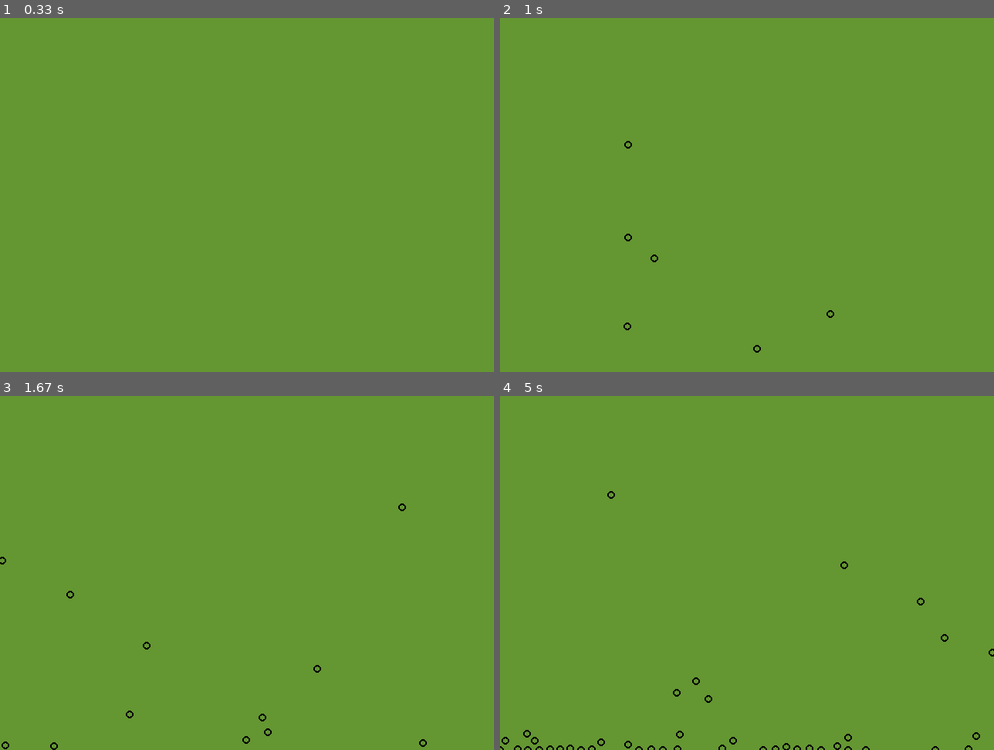
Above: before the commit, frames 1-4 (two rows, left to right).
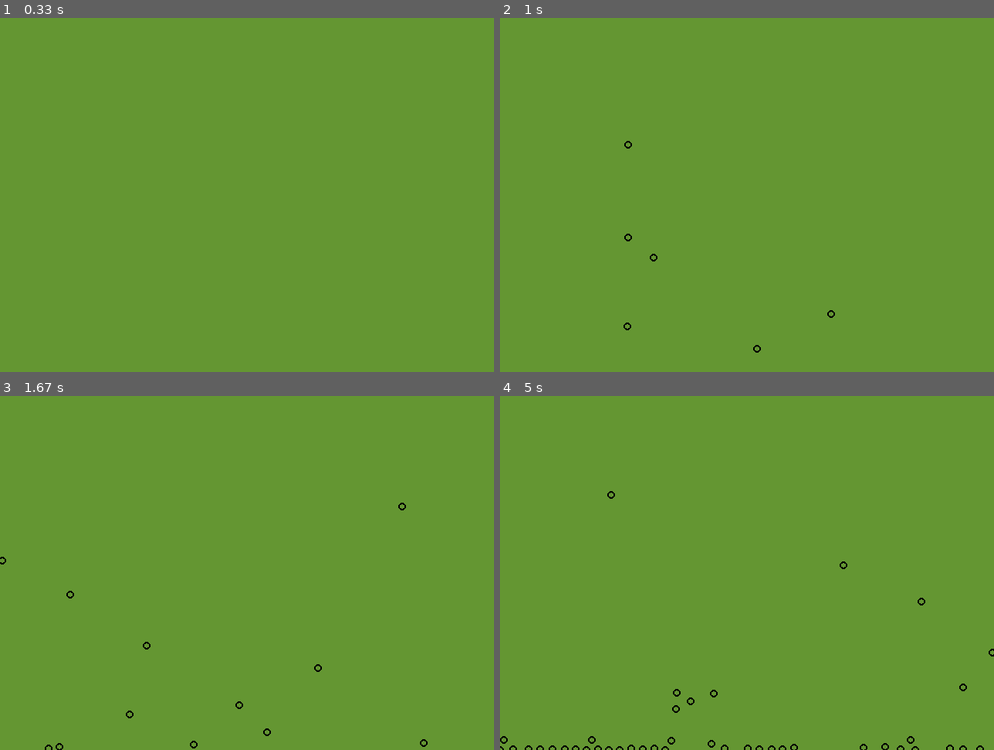
Above: after the commit, the same moments.

Repository: lukehackworth/pyparticle
Game: pygame game, started from pyparticle.py
The game is run twice, just before and just after one commit, with the same random seed, the same clock (stepped at 60 frames per second) and the same inputs. The source is Python 2; it was converted automatically to run under Python 3.
Inputs (mouse positions are in pixels of both pictures, inside the frame that each line leads up to):
- Up to frame 1 (0.33 s): no input
- Up to frame 2 (1 s): click (747, 187) at 0.38 s; click (628, 187) at 0.72 s
- Up to frame 3 (1.67 s): click (321, 434) at 1.05 s; click (69, 555) at 1.38 s
- Up to frame 4 (5 s): click (751, 604) at 1.72 s; click (875, 622) at 2.05 s; click (875, 530) at 2.38 s; click (924, 534) at 2.72 s; click (919, 636) at 3.05 s; click (766, 548) at 3.38 s; click (638, 498) at 3.72 s; click (880, 604) at 4.05 s; click (667, 445) at 4.38 s; click (919, 558) at 4.72 s

Frame 1 is identical in both runs. In frame 2, less than 0.1% of the frame differs, in the area x 30-68%, y 66-85%; in frame 3, 0.2%; in frame 4, 0.8%, in the area x 0-98%, y 46-100%.

Commit message:
Add multiple distance calculations and movements per frame

Diff:
--- a/pyparticle.py
+++ b/pyparticle.py
@@ -22,6 +22,7 @@
 
 max_dist = 14
 particle_list = []
+part_bound_check_num = 3
 
 
 class Particle:
@@ -70,14 +71,13 @@
 
         part_a.move()
 
-        for part_b in particle_list:
-            if(part_a.x != part_b.x and part_a.y != part_b.y):
-                part_dist = particles_dist_calc(part_a, part_b)
-                if(part_dist < max_dist):
-                    j = move_particles_away(part_a, part_b, part_dist)
+        for x in range(part_bound_check_num):
+            for part_b in particle_list:
+                if(part_a.x != part_b.x and part_a.y != part_b.y):
+                    part_dist = particles_dist_calc(part_a, part_b)
+                    if(part_dist < max_dist):
+                        (part_a, part_b) = move_particles_away(part_a, part_b, part_dist)
 
-                    part_a = j[0]
-                    part_b = j[1]
 
         part_a.calculate_velocity()
         part_a.add_gravity(0.5)
